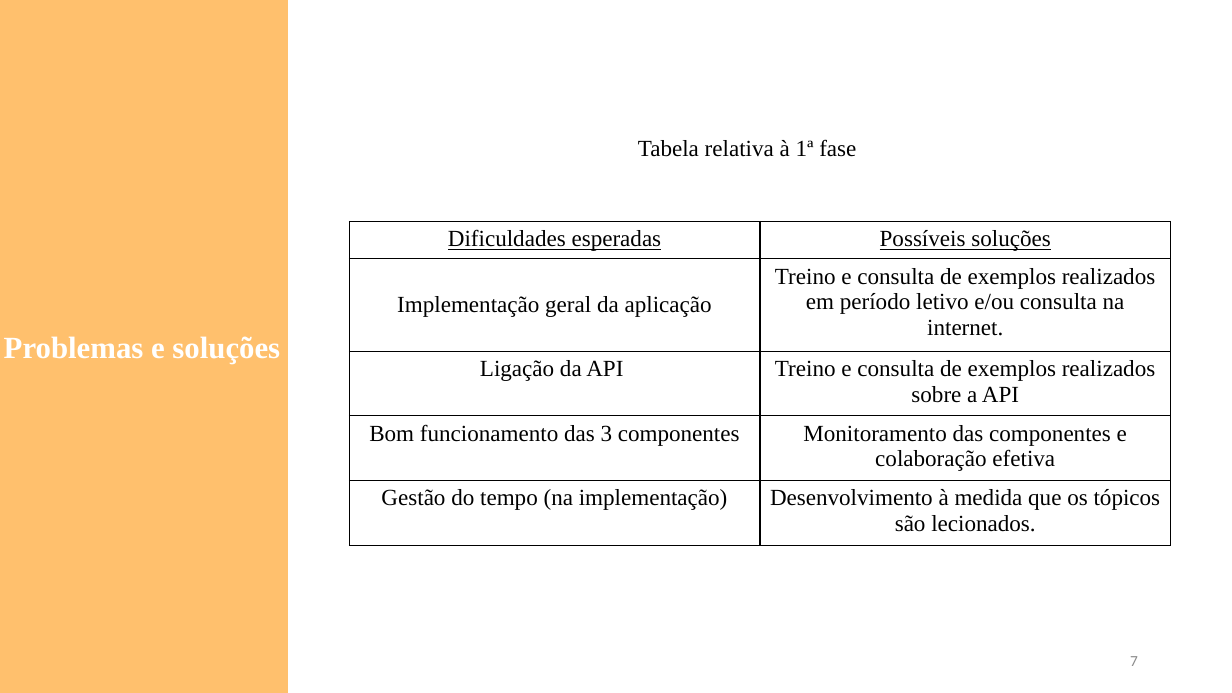
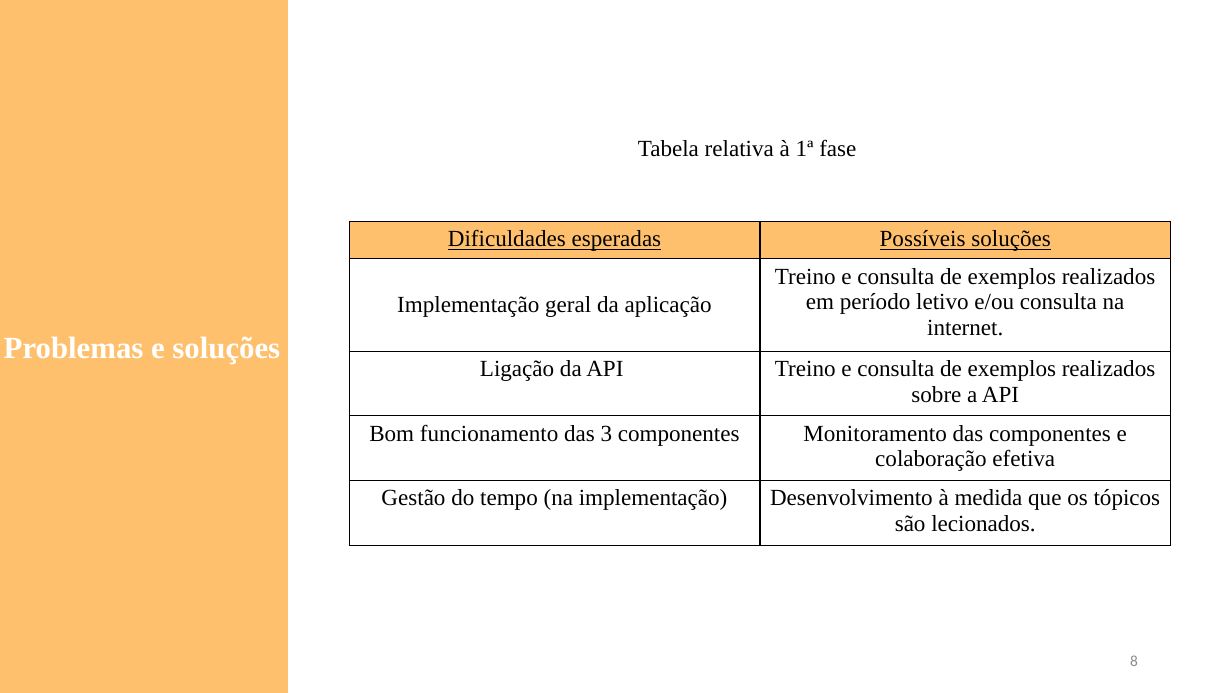
Before and after one commit to dianacatarino/PSI_AMSI_202324, a slide deck: slide 8 of doc/Apresentação 2ª Fase.pptx (slide 7 before the commit). Drawn at 1232x693 pixels with LibreOffice and Linux fonts; fonts in the diff are those of the drawing. Boxes give left, top, right and bottom in pixels: in the first picture for what was removed or moved away, otherwise in the second. Text is boxed around its words. In the diff, an @@ line names an element or a change of style, - is before the commit and + after.

```diff
--- a/doc/Apresentação 2ª Fase.pptx
+++ b/doc/Apresentação 2ª Fase.pptx
@@ table at <box>349,222,1170,546</box> @@
@@ fill #FFFFFF to #FFC06D in row 1 @@
@@ page number at <box>1130,655,1138,666</box>: text changed @@
-7
+8
```
Also in this commit, not shown: 7 other slides changed, 2 slides added, 1 slide removed, 1 other file.
